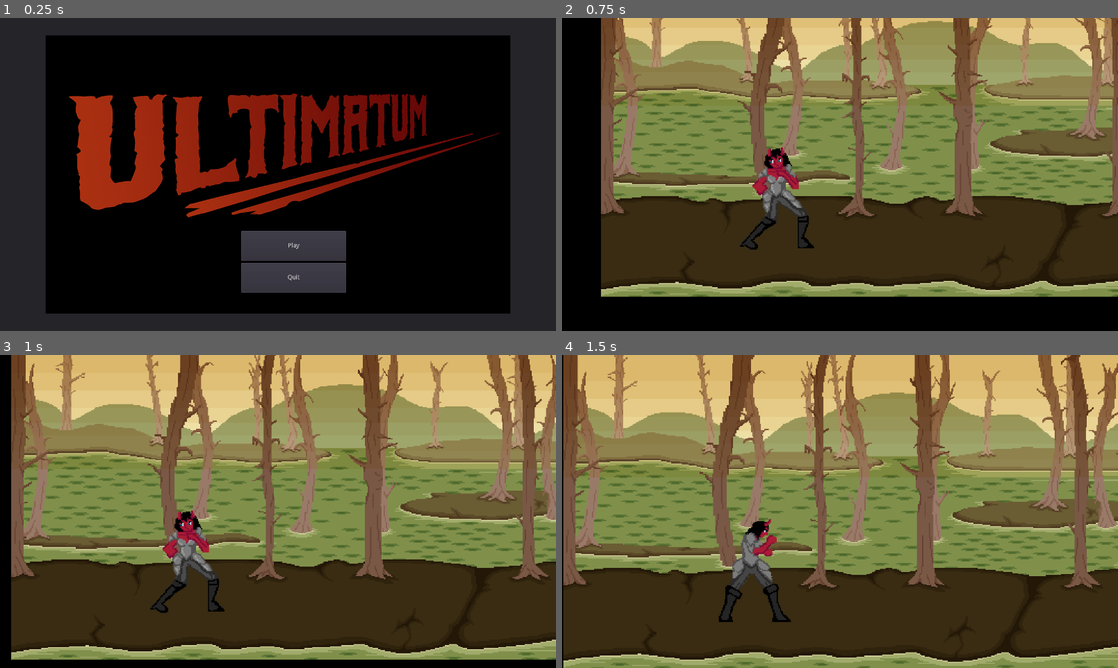
Above: before the commit, frames 1-4 (two rows, left to right).
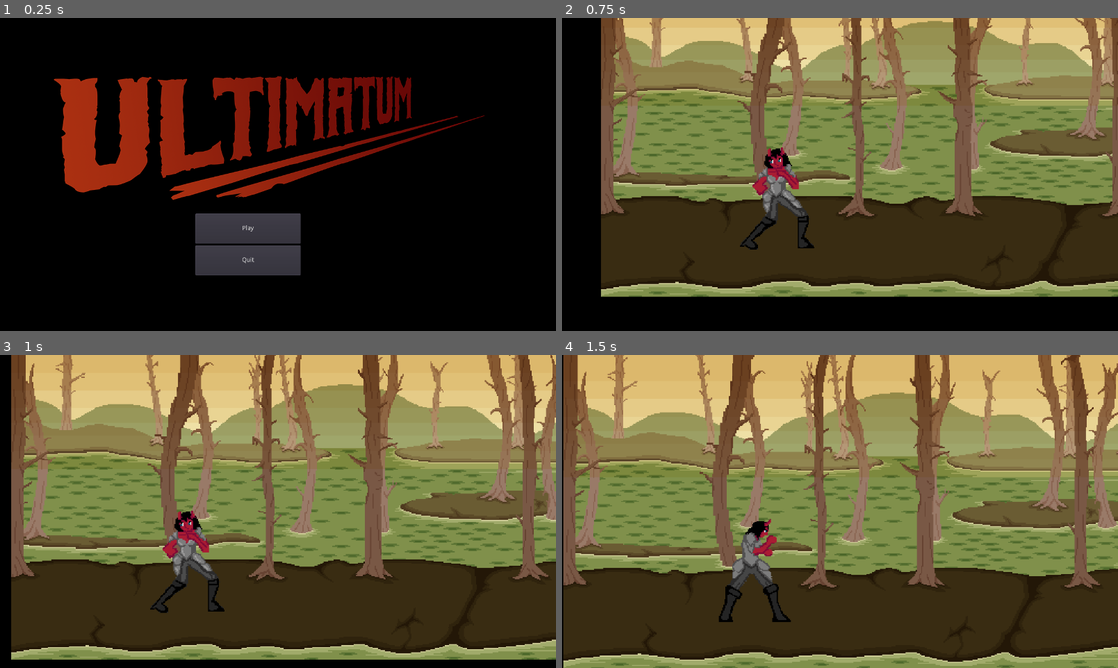
Above: after the commit, the same moments.

Repository: SnapdCC/Ultimatum
Game: Godot game, scene res://Screens/MainScreen.tscn
Same seed, same stepped clock (60 frames per second), same inputs: the game is played once before the commit and once after it.
Inputs:
- Up to frame 1 (0.25 s): no input
- Up to frame 2 (0.75 s): click "Play" at 0.5 s
- Up to frame 3 (1 s): no input
- Up to frame 4 (1.5 s): hold Right (ui_right) from 1.28 s (still down); tap A (punch) at 1.35 s

The runs differ from the first frame. In frame 1, 45% of the frame differs, in the area x 0-100%, y 0-100%; in frame 2, nothing differs; in frame 3, nothing differs; in frame 4, nothing differs.

Commit message:
Stopped a crash when the window is minimized

Diff:
--- a/newgame/Screens/MainScreen.tscn
+++ b/newgame/Screens/MainScreen.tscn
@@ -26,7 +26,7 @@
 }
 
 [node name="Viewport" type="Viewport" parent="ViewportContainer"]
-size = Vector2( 1070, 640 )
+size = Vector2( 1280, 720 )
 handle_input_locally = false
 render_target_update_mode = 3
 
@@ -50,19 +50,21 @@
 }
 
 [node name="PlayButton" parent="ViewportContainer/Menu" instance=ExtResource( 1 )]
-margin_right = 241.0
+margin_left = 70.0
+margin_right = 312.0
 
 [node name="QuitButton" parent="ViewportContainer/Menu" instance=ExtResource( 3 )]
+margin_left = 70.0
 margin_top = 73.0
-margin_right = 241.0
+margin_right = 312.0
 margin_bottom = 142.0
 
 [node name="LogoResized" type="TextureRect" parent="ViewportContainer"]
 anchor_left = 0.5
 anchor_right = 0.5
-margin_left = -590.0
+margin_left = -520.0
 margin_top = 130.0
-margin_right = 410.0
+margin_right = 480.001
 margin_bottom = 422.0
 texture = ExtResource( 4 )
 stretch_mode = 5
--- a/newgame/project.godot
+++ b/newgame/project.godot
@@ -27,6 +27,7 @@
 
 window/size/width=1280
 window/size/height=720
+window/size/fullscreen=true
 
 [importer_defaults]
 
